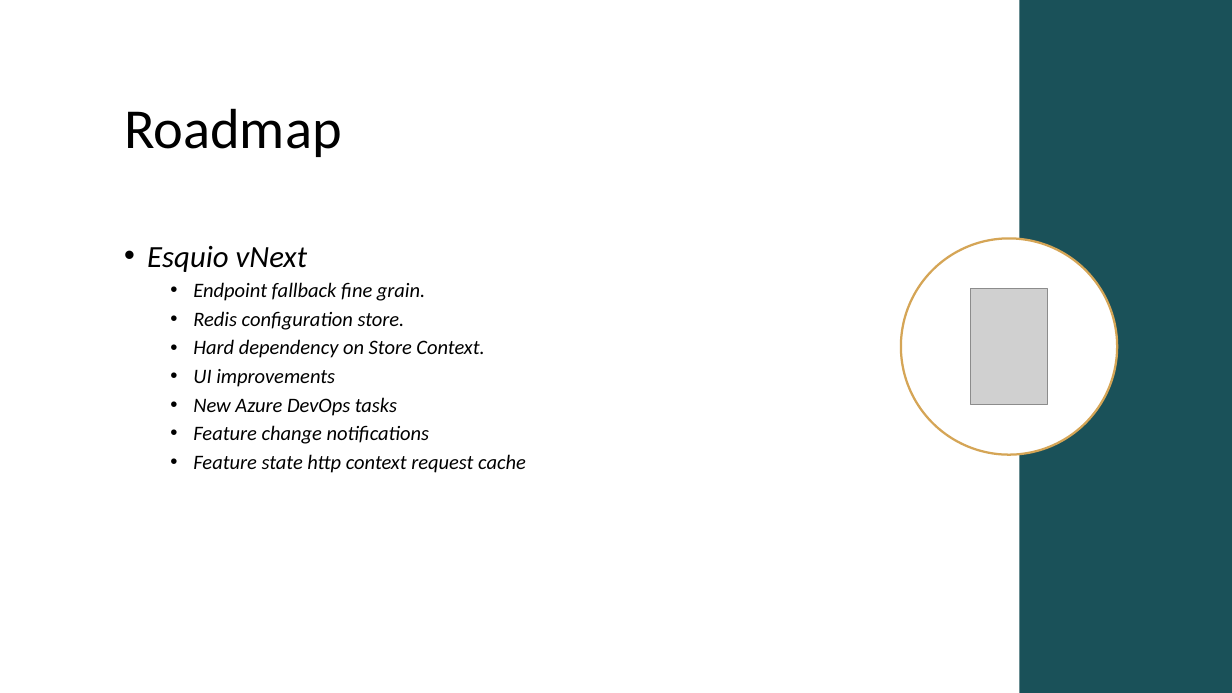
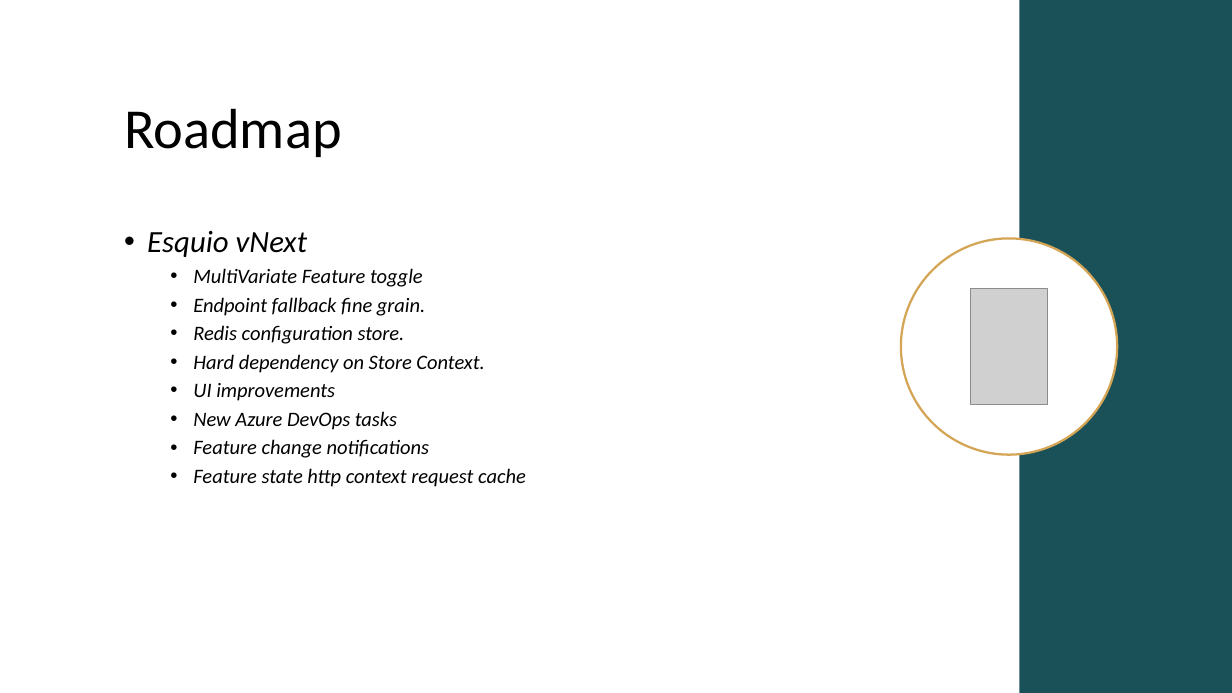
Before and after one commit to Xabaril/Esquio, a slide deck: slide 39 of docs/slides/esquio-overview-101.pptx. Drawn at 1232x693 pixels with LibreOffice and Linux fonts; fonts in the diff are those of the drawing; grey boxes stand for pictures. Boxes give left, top, right and bottom in pixels: in the first picture for what was removed or moved away, otherwise in the second. Text is boxed around its words. In the diff, an @@ line names an element or a change of style, - is before the commit and + after.

Commit message:
Added new items into vnext roadmap for overview 101

```diff
--- a/docs/slides/esquio-overview-101.pptx
+++ b/docs/slides/esquio-overview-101.pptx
@@ text at box(193, 268, 423, 287): paragraph added @@
+  • MultiVariate Feature toggle
```
